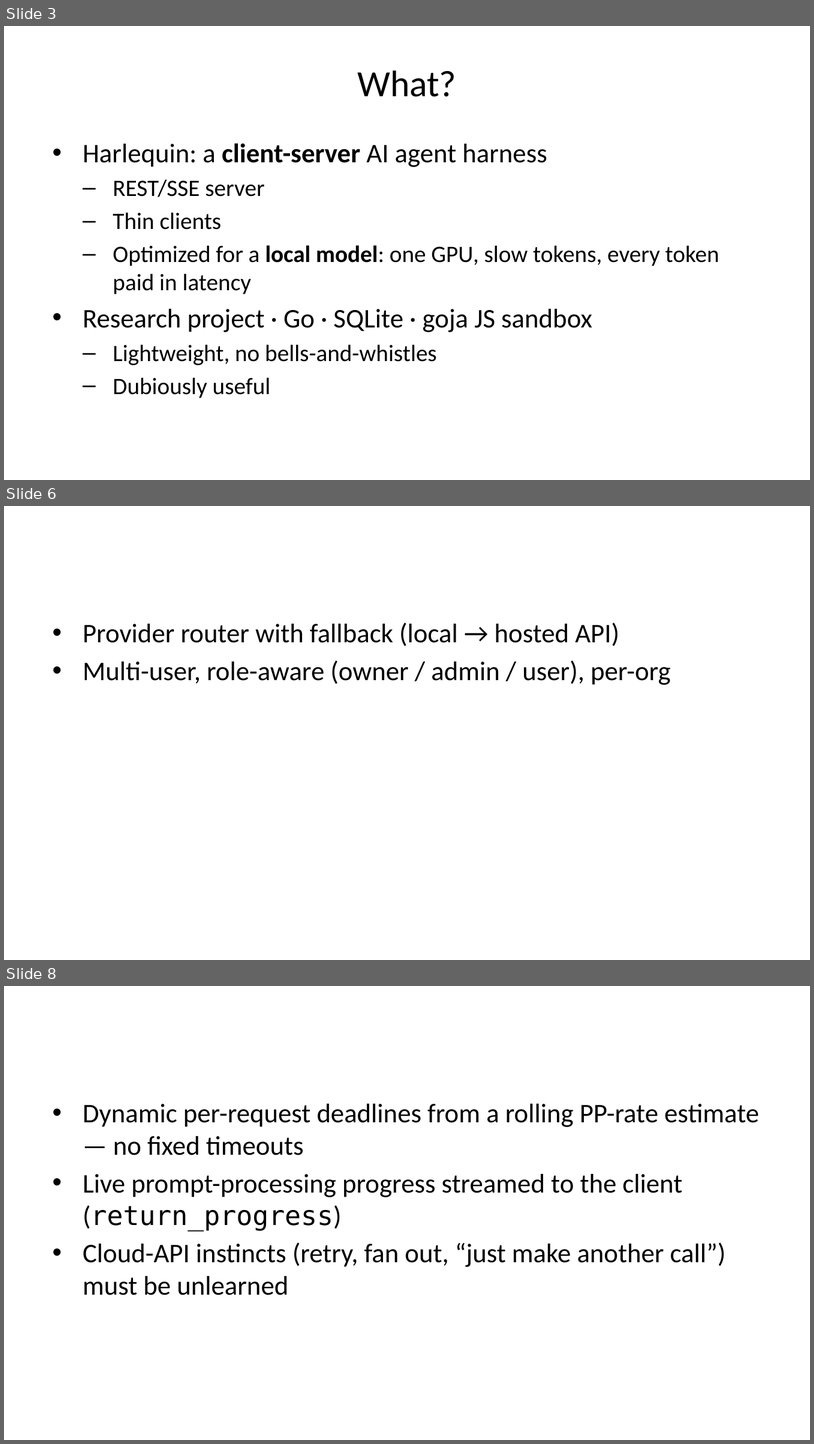
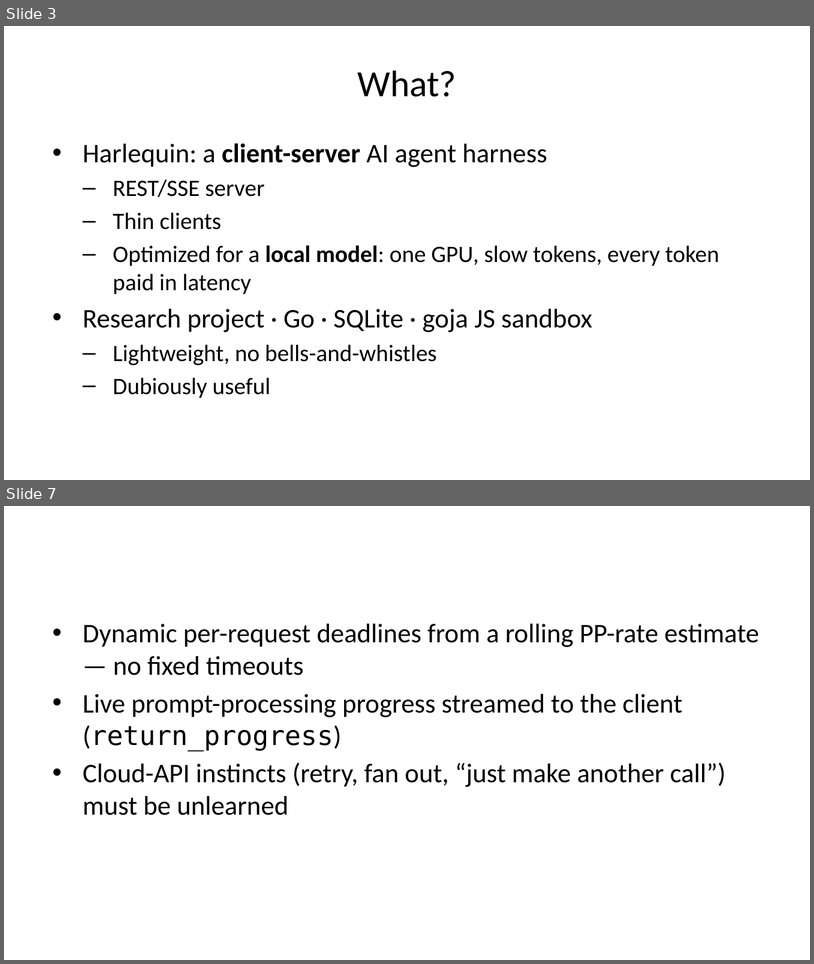
Before and after one commit to ivoras/harlequin, a slide deck: docs/croai2026/slides-pptx.pptx. Shown one above the other, each under a label of ours: slides 3, 6 and 8 before the commit, slides 3 and 7 after it; the slides between them are not shown. The pictures are 814x1444 and 814x964 pixels, drawn with LibreOffice and Linux fonts; fonts in the diff are those of the drawing. Boxes give left, top, right and bottom in pixels: in the first picture for what was removed or moved away, otherwise in the second. Text is boxed around its words. In the diff, an @@ line names an element or a change of style, - is before the commit and + after.

```diff
--- a/docs/croai2026/slides-pptx.pptx
+++ b/docs/croai2026/slides-pptx.pptx
@@ slide 6 removed at [4, 506, 810, 960], background #FFFFFF @@
@@ text removed at [83, 622, 671, 685] @@
-• Provider router with fallback (local → hosted API)
-• Multi-user, role-aware (owner / admin / user), per-org
@@ what was slide 8 is now slide 7 @@
```
Also in this commit, not shown: 5 slides changed, 1 slide added.
